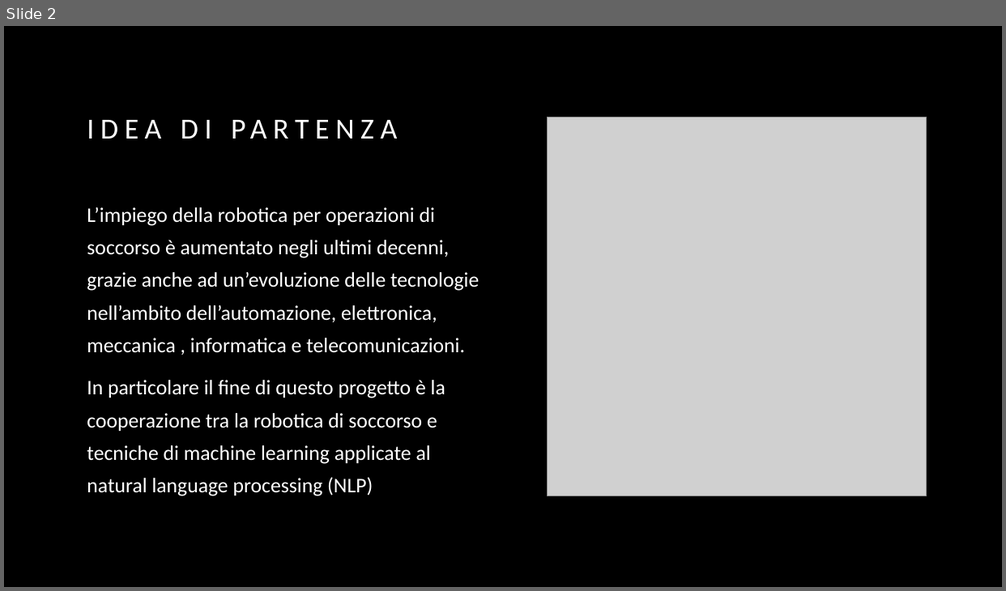
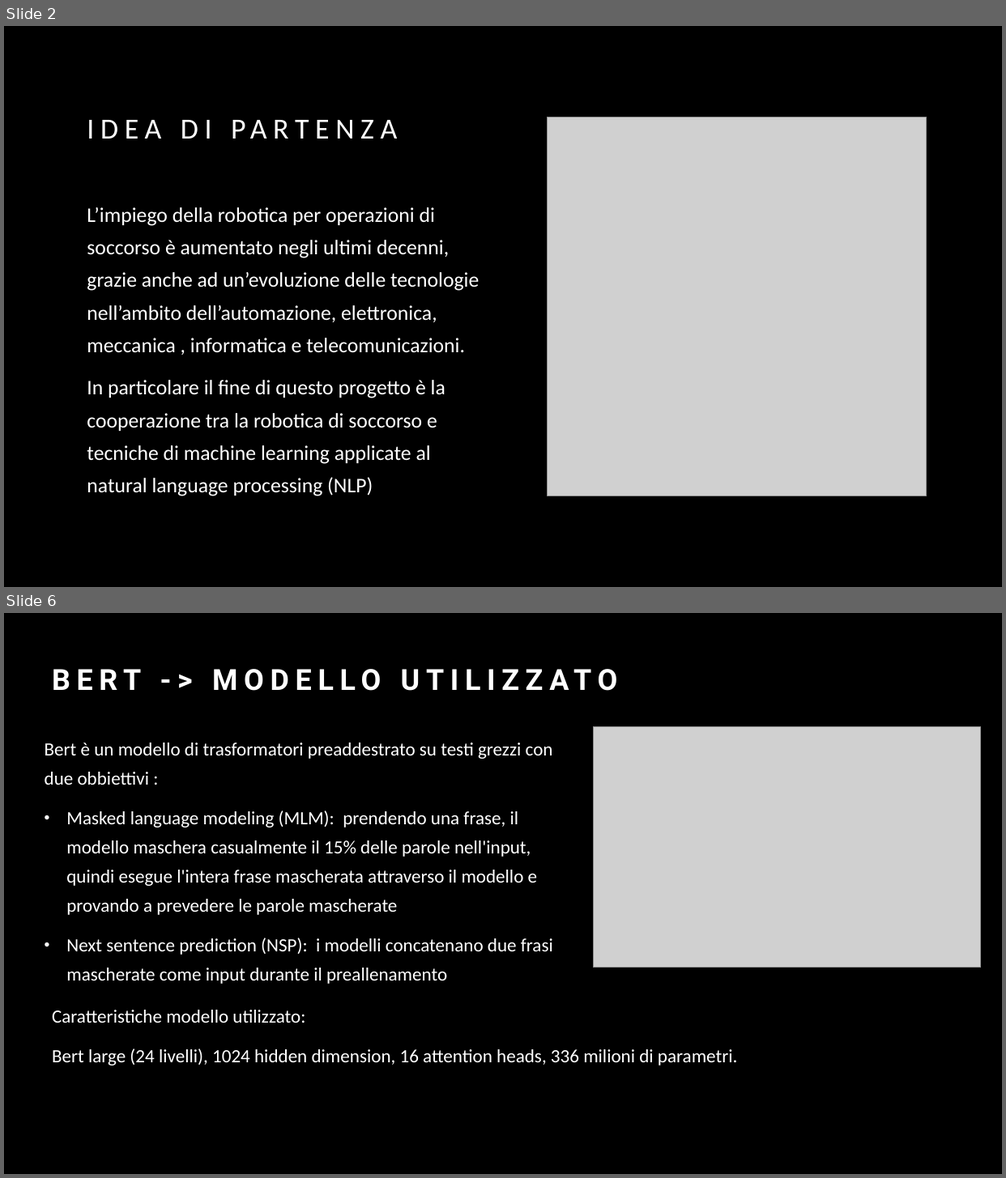
Before and after one commit to AlessioRoda/MachineLearning, a slide deck: Natural Language Processing with Disaster Tweets.pptx. Shown one above the other, each under a label of ours: slide 2 before the commit, slides 2 and 6 after it; the slides between them are not shown. The pictures are 1006x591 and 1006x1178 pixels, drawn with LibreOffice and Linux fonts; fonts in the diff are those of the drawing; grey boxes stand for pictures. Boxes give left, top, right and bottom in pixels: in the first picture for what was removed or moved away, otherwise in the second. Text is boxed around its words. In the diff, an @@ line names an element or a change of style, - is before the commit and + after.

```diff
--- a/Natural Language Processing with Disaster Tweets.pptx
+++ b/Natural Language Processing with Disaster Tweets.pptx
@@ slide 6 added at (x1=4, y1=613, x2=1002, y2=1174), background #000000 @@
@@ picture added at (x1=594, y1=726, x2=982, y2=967) @@
@@ text added at (x1=44, y1=743, x2=553, y2=984), 18 pt, text #FFFFFF @@
+Bert è un modello di trasformatori preaddestrato su testi grezzi con due obbiettivi :
+• Masked language modeling (MLM): prendendo una frase, il modello maschera casualmente il 15% delle parole nell'input, quindi esegue l'intera frase mascherata attraverso il modello e provando a prevedere le parole mascherate
+• Next sentence prediction (NSP): i modelli concatenano due frasi mascherate come input durante il preallenamento
@@ title added at (x1=44, y1=743, x2=305, y2=1023), 28 pt, text #FFFFFF, bold @@
+BERT -> MODELLO UTILIZZATO
@@ text added at (x1=52, y1=1010, x2=737, y2=1066), 18 pt, text #FFFFFF @@
+Caratteristiche modello utilizzato:
+Bert large (24 livelli), 1024 hidden dimension, 16 attention heads, 336 milioni di parametri.
```
Also in this commit, not shown: 1 slide changed, 6 other slides added, 1 slide removed, 1 other file.
